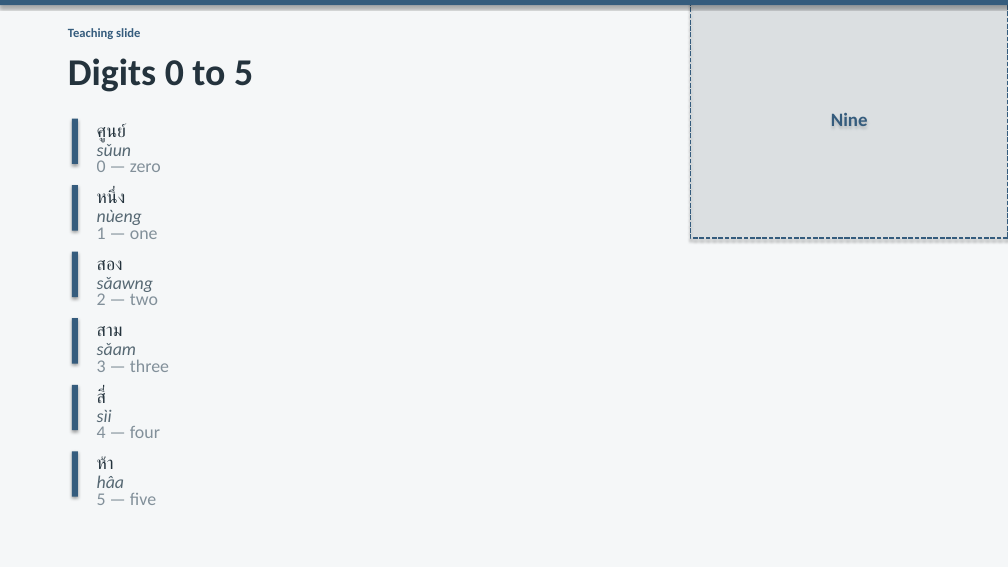
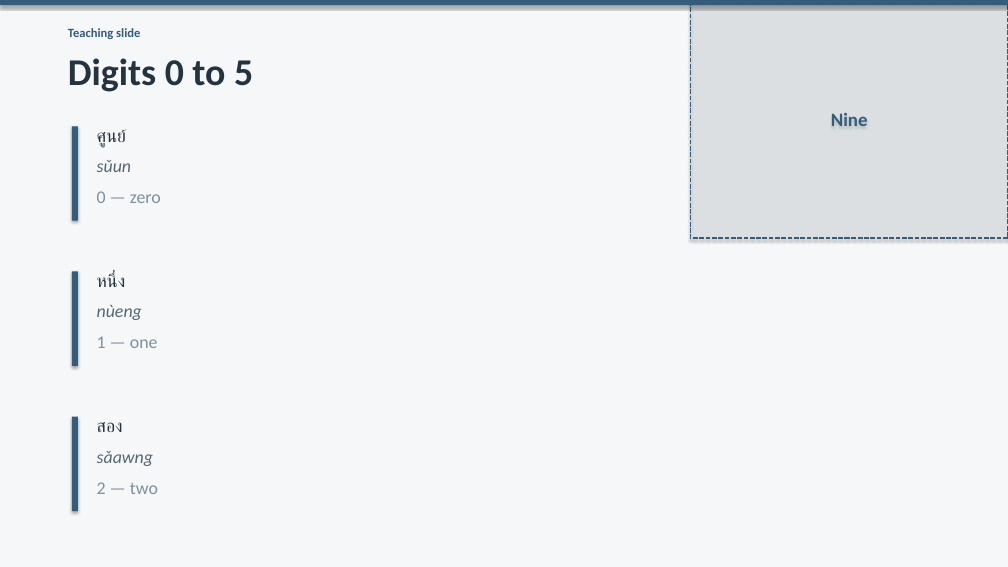
Before and after one commit to OTFTCS/thai-nine, a slide deck: slide 3 of course/modules/M01/L004/M01-L004-canva-deck.pptx. Drawn at 1008x567 pixels with LibreOffice and Linux fonts; fonts in the diff are those of the drawing. Boxes give left, top, right and bottom in pixels: in the first picture for what was removed or moved away, otherwise in the second. Text is boxed around its words. In the diff, an @@ line names an element or a change of style, - is before the commit and + after.

```diff
--- a/course/modules/M01/L004/M01-L004-canva-deck.pptx
+++ b/course/modules/M01/L004/M01-L004-canva-deck.pptx
@@ rectangle: place and size @@
-rectangle at (72, 119, 78, 164)
+rectangle at (72, 126, 78, 221)
@@ text "ศูนย์": place and size @@
-text "ศูนย์" at (97, 123, 127, 142)
+text "ศูนย์" at (97, 129, 127, 147)
@@ text "sǔun" rewrapped from (97, 141, 132, 161) to (97, 160, 132, 172) @@
@@ text "0 — zero": place and size @@
-text "0 — zero" at (97, 160, 161, 172)
+text "0 — zero" at (97, 191, 161, 203)
@@ text "หนึ่ง": place and size @@
-text "หนึ่ง" at (97, 190, 126, 203)
+text "หนึ่ง" at (97, 274, 126, 287)
@@ rectangle: place and size @@
-rectangle at (72, 185, 78, 231)
+rectangle at (72, 271, 78, 366)
@@ text "nùeng": place and size @@
-text "nùeng" at (97, 210, 142, 228)
+text "nùeng" at (97, 305, 142, 320)
@@ rectangle removed at (72, 318, 78, 364) @@
@@ text "1 — one": place and size @@
-text "1 — one" at (97, 224, 158, 239)
+text "1 — one" at (97, 336, 158, 348)
@@ text removed at (97, 326, 123, 336) @@
-สาม
@@ text removed at (97, 343, 136, 361) @@
-sǎam
@@ text removed at (97, 359, 169, 372) @@
-3 — three
@@ rectangle removed at (72, 385, 78, 430) @@
@@ text removed at (97, 389, 106, 403) @@
-สี่
@@ rectangle: place and size @@
-rectangle at (72, 252, 78, 297)
+rectangle at (72, 417, 78, 511)
@@ text "สอง": place and size @@
-text "สอง" at (97, 260, 123, 270)
+text "สอง" at (97, 422, 123, 432)
@@ text removed at (97, 410, 112, 427) @@
-sìi
@@ text "sǎawng": place and size @@
-text "sǎawng" at (97, 277, 153, 294)
+text "sǎawng" at (97, 451, 153, 466)
@@ text removed at (97, 426, 160, 438) @@
-4 — four
@@ rectangle removed at (72, 451, 78, 497) @@
@@ text "2 — two": place and size @@
-text "2 — two" at (97, 291, 158, 305)
+text "2 — two" at (97, 482, 158, 494)
@@ text removed at (97, 456, 114, 469) @@
-ห้า
@@ text removed at (97, 475, 125, 494) @@
-hâa
@@ text removed at (97, 493, 156, 505) @@
-5 — five
```
Also in this commit, not shown: 1 other slide changed, 2 slides added, 4 other files.
